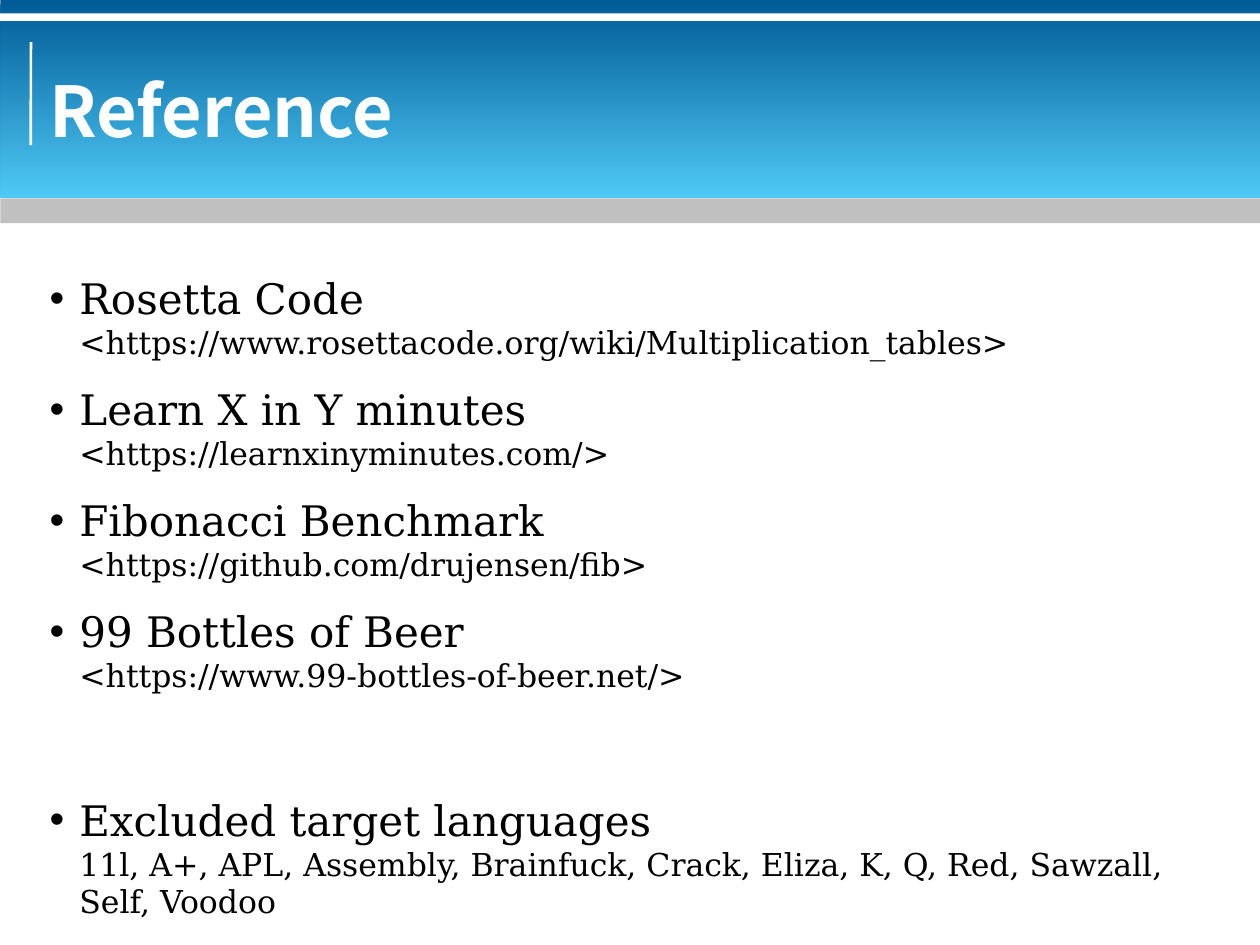
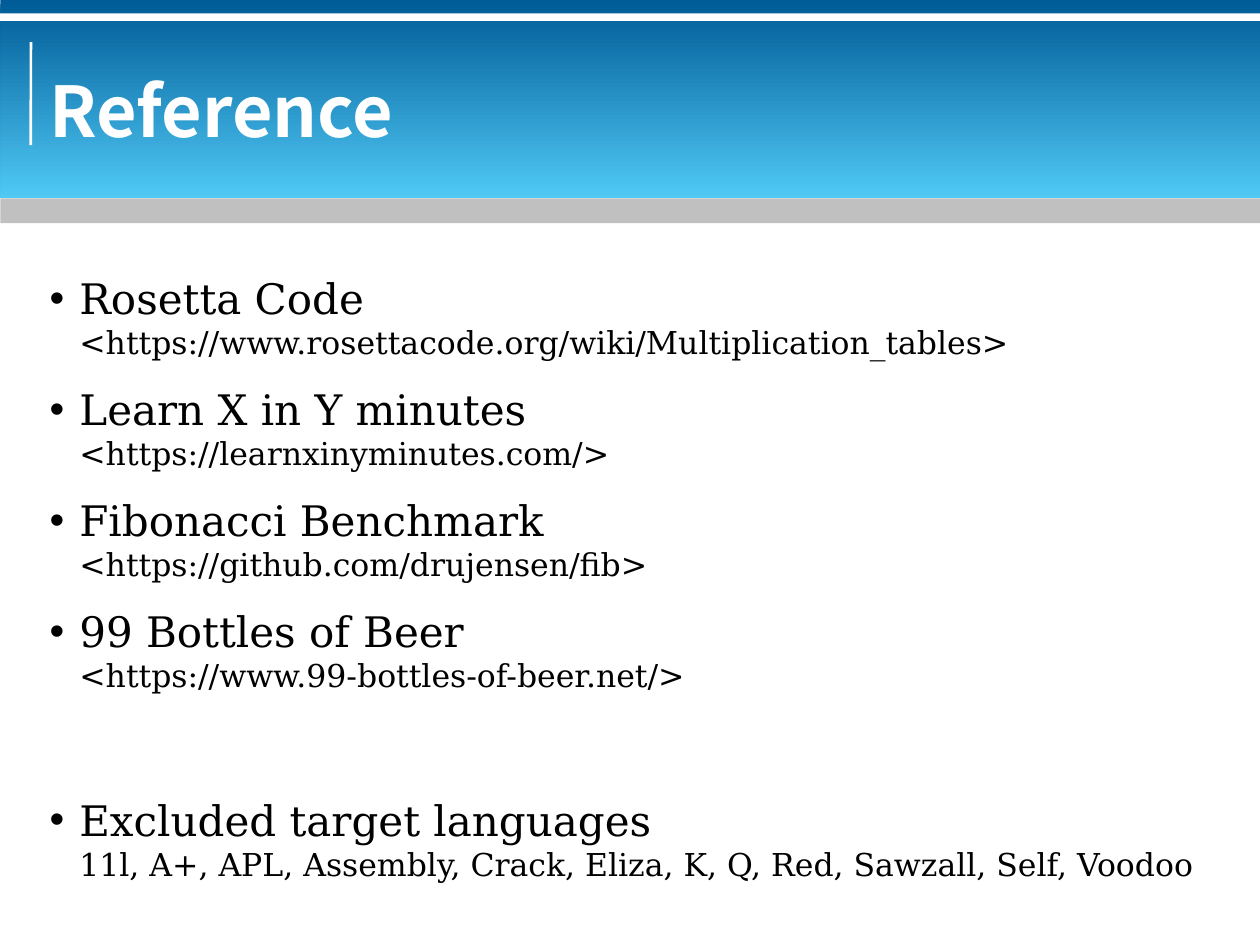
Before and after one commit to bluebat/.presentations, a slide deck: slide 98 of multiplication-table.odp (slide 97 before the commit). Drawn at 1260x945 pixels with LibreOffice and Linux fonts; fonts in the diff are those of the drawing; background and template pictures are left out. Boxes give left, top, right and bottom in pixels: in the first picture for what was removed or moved away, otherwise in the second. Text is boxed around its words. In the diff, an @@ line names an element or a change of style, - is before the commit and + after.

```diff
--- a/multiplication-table.odp
+++ b/multiplication-table.odp
@@ text at [79,852,1193,883]: text changed @@
-11l, A+, APL, Assembly, Brainfuck, Crack, Eliza, K, Q, Red, Sawzall, Self, Voodoo
+11l, A+, APL, Assembly, Crack, Eliza, K, Q, Red, Sawzall, Self, Voodoo
```
Also in this commit, not shown: 1 slide added.
